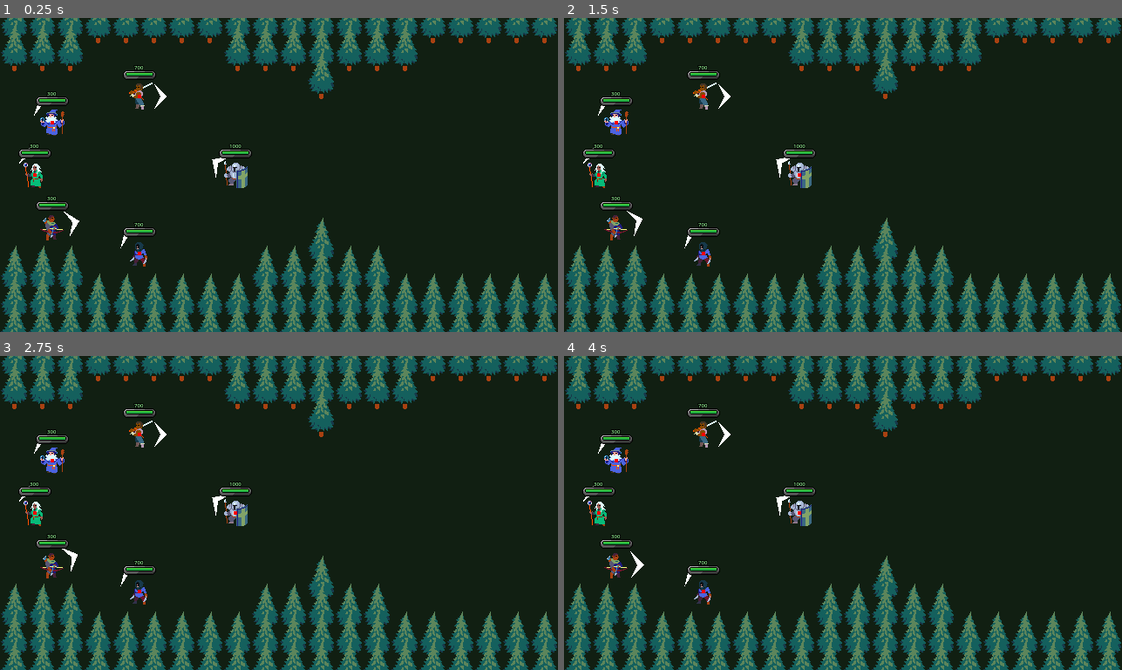
Above: before the commit, frames 1-4 (two rows, left to right).
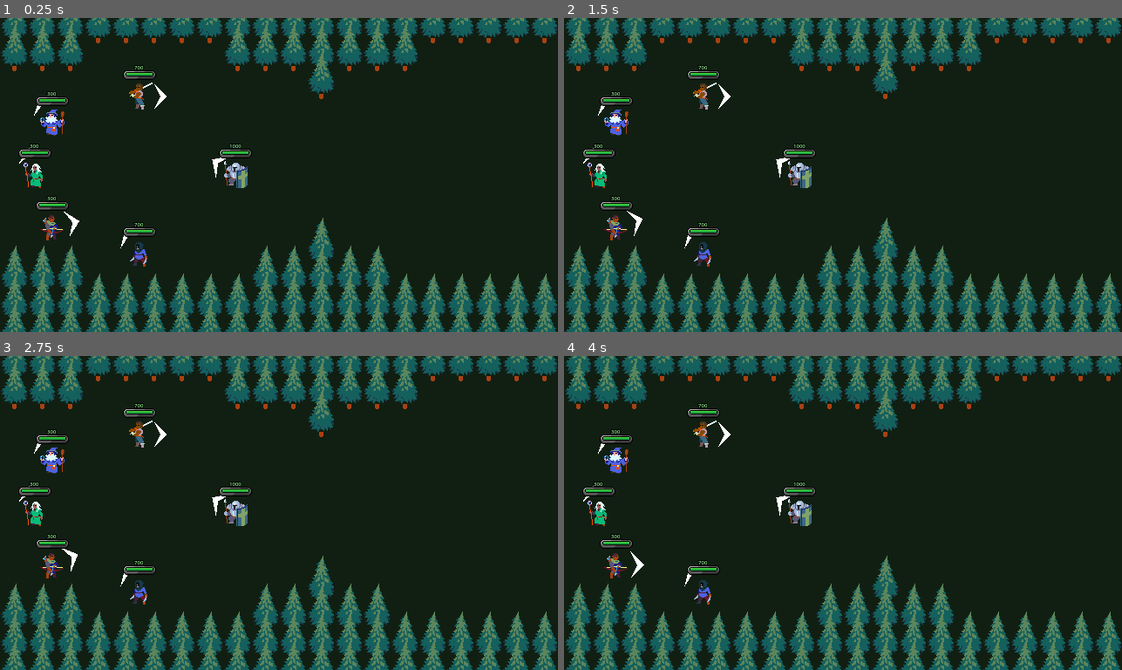
Above: after the commit, the same moments.

Repository: morie197/party_paranoia
Game: Godot game, scene res://testing_scene.tscn
The game is run twice, just before and just after one commit, with the same random seed, the same clock (stepped at 60 frames per second) and the same inputs. This scene is started directly instead of the project's main scene.
Inputs (mouse positions are in pixels of both pictures, inside the frame that each line leads up to):
- Up to frame 1 (0.25 s): no input
- Up to frame 2 (1.5 s): tap Enter at 0.5 s; move the mouse to (965, 159) at 0.52 s; press the mouse at (965, 159) at 0.53 s; hold D (right) 0.53-1.28 s; tap Space at 1.25 s; move the mouse to (731, 190) at 1.27 s; release the mouse at (731, 190) at 1.28 s; hold S (down) from 1.28 s (still down); right-click (731, 190) at 1.35 s
- Up to frame 3 (2.75 s): tap Enter at 2 s; move the mouse to (334, 443) at 2.02 s; release S (down) at 2.03 s; press the mouse at (334, 443) at 2.03 s; hold D (right) from 2.03 s (still down)
- Up to frame 4 (4 s): tap Space at 2.75 s; move the mouse to (815, 575) at 2.77 s; release D (right) at 2.78 s; release the mouse at (815, 575) at 2.78 s; hold W (up) 2.78-3.53 s; right-click (815, 575) at 2.85 s; tap Enter at 3.5 s; move the mouse to (1010, 560) at 3.52 s; press the mouse at (1010, 560) at 3.53 s; hold A (left) from 3.53 s (still down)

The runs differ from the first frame. In frame 1, less than 0.1% of the frame differs, in the area x 5-26%, y 24-76%; in frame 2, less than 0.1%, in the area x 5-43%, y 24-76%; in frame 3, less than 0.1%; in frame 4, less than 0.1%.
Error in both runs: Invalid access to property or key 'waves' on a base object of type 'Nil'. (res://managers/battle_manager.gd:47)

Commit message:
[Change] Prevent pausing on equip select

Diff:
--- a/character_components/general_components/character_pathfinding.gd
+++ b/character_components/general_components/character_pathfinding.gd
@@ -31,7 +31,7 @@
 var traitor_turns_remaining: int = 0
 
 func _ready():
-	debug_enabled = true
+	#debug_enabled = true
 	target_desired_distance = 30
 
 	character_to_control = get_parent() as Character
--- a/map/node_manager.gd
+++ b/map/node_manager.gd
@@ -53,7 +53,10 @@
 			#else:
 				#print(str(map_node.stage) + " - " + str(map_node.path))
 
-func _process(delta):
+func _process(_delta):
+	if chosen_node:
+		return
+
 	if Input.is_action_just_pressed("pause"):
 		if not pause_menu:
 			pause_menu = PAUSE_MENU.instantiate()
--- a/map/pause_menu.gd
+++ b/map/pause_menu.gd
@@ -18,7 +18,7 @@
 	settings.pressed.connect(_open_settings)
 	menu.pressed.connect(_quit_to_menu)
 
-	z_index += 10
+	z_index += 500
 
 	process_mode = Node.PROCESS_MODE_ALWAYS
 
--- a/project.godot
+++ b/project.godot
@@ -23,7 +23,6 @@
 window/size/viewport_width=640
 window/size/viewport_height=360
 window/stretch/mode="canvas_items"
-window/stretch/aspect="expand"
 
 [file_customization]
 
